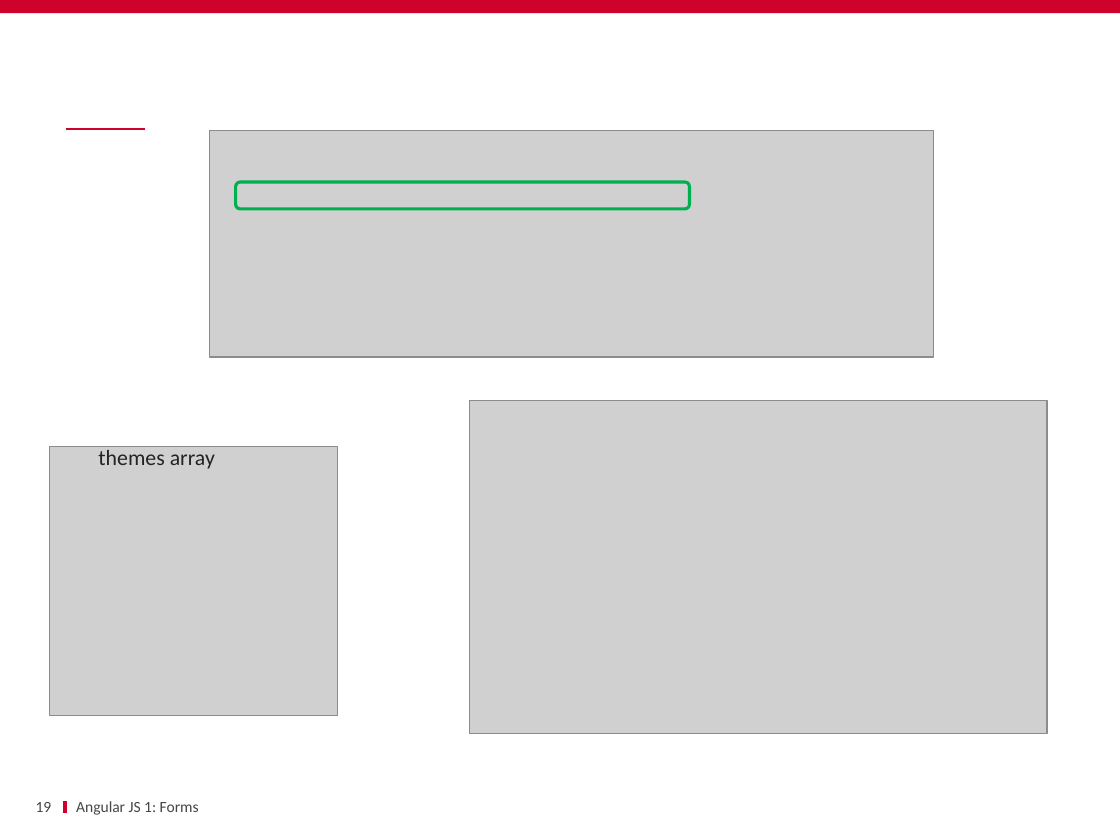
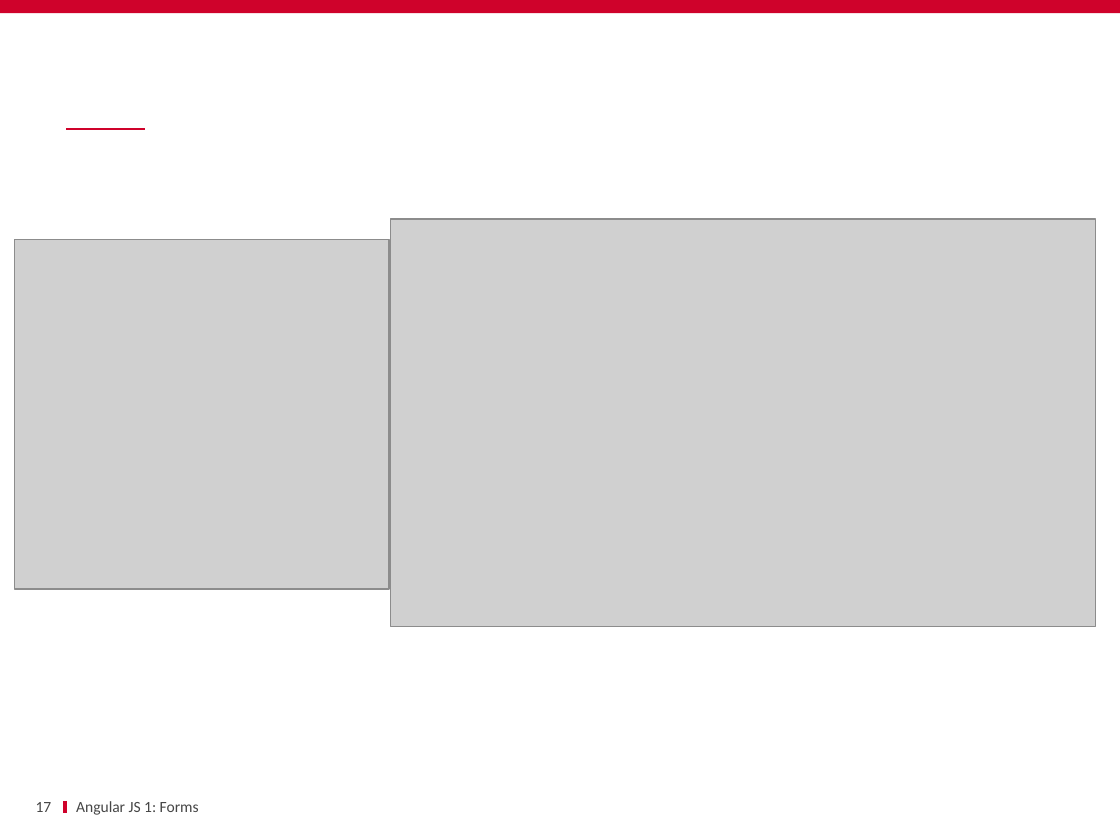
Before and after one commit to ycintre/formation-angularjs, a slide deck: slide 17 of 07 Forms & Validation/Forms & Validation.pptx (slide 19 before the commit). Drawn at 1120x840 pixels with LibreOffice and Linux fonts; fonts in the diff are those of the drawing; grey boxes stand for pictures; background and template pictures are left out. Boxes give left, top, right and bottom in pixels: in the first picture for what was removed or moved away, otherwise in the second. Text is boxed around its words. In the diff, an @@ line names an element or a change of style, - is before the commit and + after.

```diff
--- a/07 Forms & Validation/Forms & Validation.pptx
+++ b/07 Forms & Validation/Forms & Validation.pptx
@@ picture removed at (209,131,934,357) @@
@@ rounded rectangle removed at (235,181,689,208) @@
@@ picture: place and size @@
-picture at (469,400,1047,734)
+picture at (391,220,1095,627)
@@ picture: place and size @@
-picture at (49,446,337,716)
+picture at (15,240,389,589)
@@ text removed at (98,450,215,469) @@
-themes array
@@ page number at (36,802,52,812): text changed @@
-19
+17
```
Also in this commit, not shown: 3 other slides changed, 8 slides removed.
